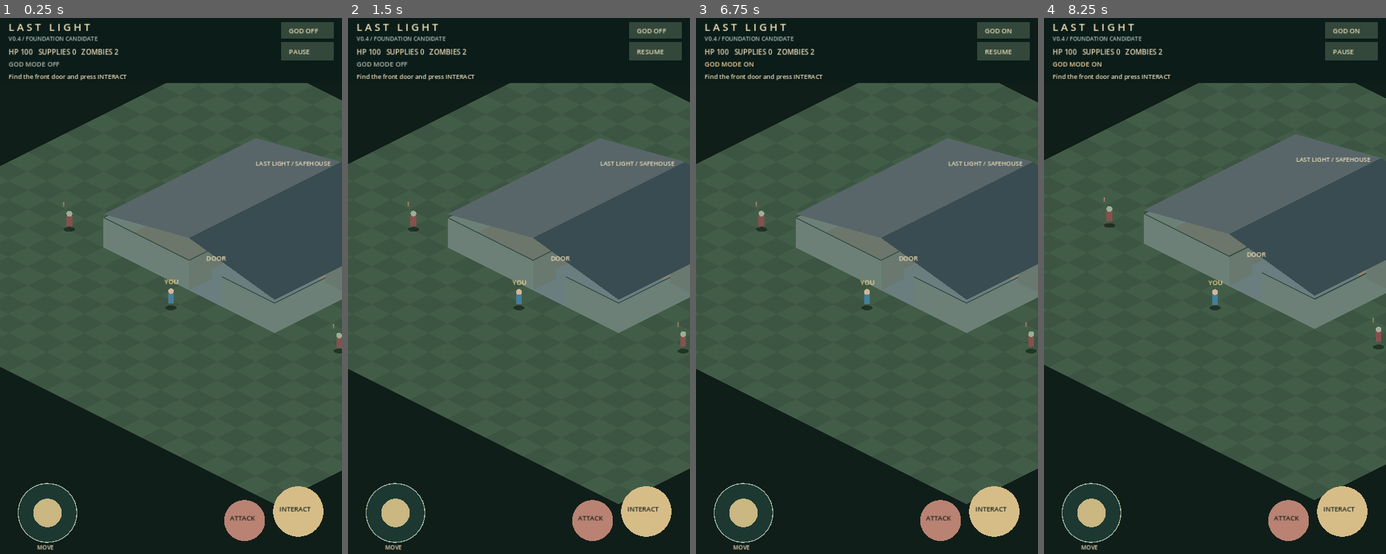
Above: before the commit, frames 1-4 (left to right).
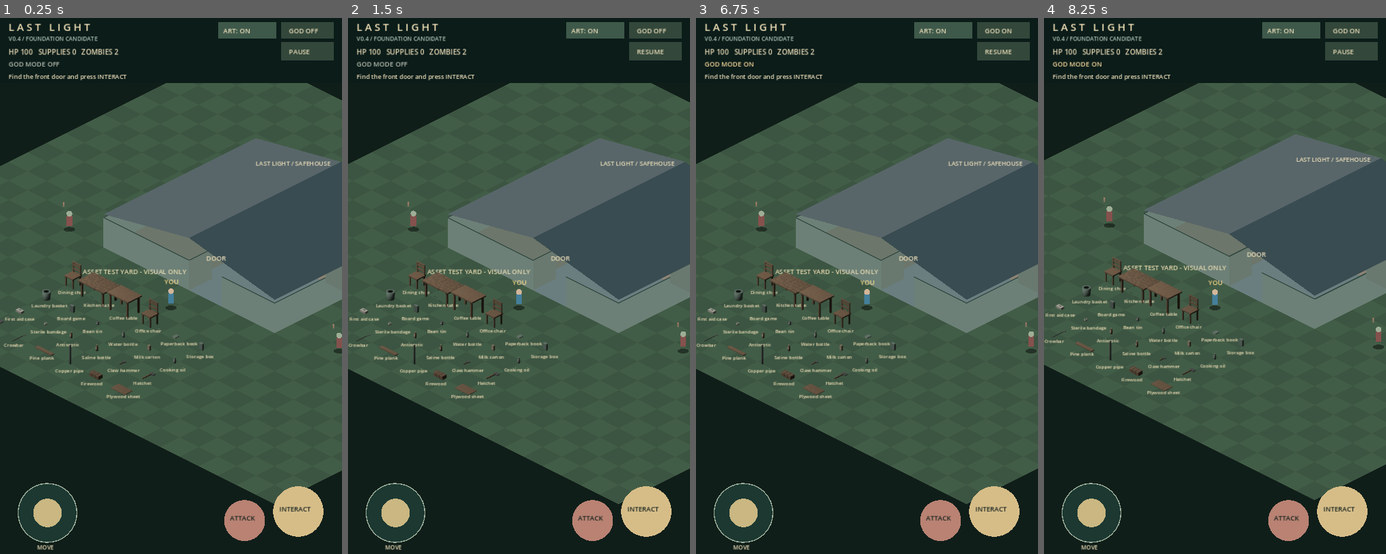
Above: after the commit, the same moments.

Repository: kalashgit/last-light-godot
Game: Godot game, scene res://main.tscn
The game is run twice, just before and just after one commit, with the same random seed, the same clock (stepped at 60 frames per second) and the same inputs.
Inputs (mouse positions are in pixels of both pictures, inside the frame that each line leads up to):
- Up to frame 1 (0.25 s): no input
- Up to frame 2 (1.5 s): tap Enter at 0.5 s; move the mouse to (594, 264) at 0.52 s; hold Right (ui_right) 0.53-1.25 s; tap P at 0.6 s; click (594, 264) at 0.67 s; tap Space at 0.77, 1.25 s; drag from (450, 318) to (501, 398) at 1.27 s
- Up to frame 3 (6.75 s): tap Enter at 2, 3.5 s; move the mouse to (901, 168) at 2.02 s; hold Right (ui_right) 2.03-2.75 s; tap E at 2.1 s; tap Space at 2.75, 3.77, 4.25 s; drag from (849, 398) to (764, 210) at 2.77 s; move the mouse to (969, 371) at 3.52 s; hold Left (ui_left) 3.53-4.25 s; tap V at 3.6 s; drag from (764, 210) to (815, 152) at 4.27 s; move the mouse to (884, 291) at 5.02 s; hold Down (ui_down) 5.03-5.75 s; tap R at 5.1 s; click (884, 291) at 5.17 s; drag from (815, 152) to (798, 318) at 5.77 s; move the mouse to (942, 264) at 6.52 s; hold Up (ui_up) from 6.53 s (still down); tap G at 6.6 s
- Up to frame 4 (8.25 s): tap Space at 6.77 s; release Up (ui_up) at 7.25 s; drag from (1146, 318) to (1197, 398) at 7.27 s; move the mouse to (1249, 168) at 8.02 s; hold Down (ui_down) from 8.03 s (still down); tap P at 8.1 s

The runs differ from the first frame. In frame 1, 2.5% of the frame differs, in the area x 0-81%, y 0-72%; in frame 2, 2.5%; in frame 3, 2.5%; in frame 4, 2.5%, in the area x 0-81%, y 0-71%.

Commit message:
Add visual-only 24-sprite in-game asset test yard to playable house

Diff:
--- a/scripts/house.gd
+++ b/scripts/house.gd
@@ -31,9 +31,13 @@
 var stick_center := Vector2.ZERO
 var stick_radius := 62.0
 var attack_cooldown := 0.0
+var asset_showcase: Array[Dictionary] = []
+var asset_textures: Dictionary = {}
+var asset_preview_visible := true
 
 func _ready() -> void:
  _make_house()
+ _load_asset_showcase()
  _layout_controls()
  _load_game()
  get_viewport().size_changed.connect(_on_viewport_resized)
@@ -334,6 +338,8 @@
   draw_rect(Rect2(size * .5 - Vector2(120, 36), Vector2(240, 72)), Color("17231d"))
   _text("RESTART", size * .5 + Vector2(-46, 6), 20)
  _text("GOD ON" if god_mode else "GOD OFF", Vector2(size.x - 112, 35), 14)
+ draw_rect(Rect2(Vector2(size.x - 260, 12), Vector2(122, 34)), Color("3e594a"))
+ _text("ART: ON" if asset_preview_visible else "ART: OFF", Vector2(size.x - 250, 35), 14)
 
 func _alive_zombies() -> int:
  var alive := 0
@@ -351,6 +357,7 @@
    var col := Color("425d47") if (x + y) % 2 == 0 else Color("3c5542")
    _quad(_screen(cell), _screen(cell + Vector2(1, 0)), _screen(cell + Vector2(1, 1)), _screen(cell + Vector2(0, 1)), col)
  _draw_house()
+ _draw_asset_showcase()
  for i in range(infected.size()):
   if zombie_health[i] > 0:
    _draw_character(infected[i], false, elapsed * 4 + i, zombies_hit_time[i] > 0)
@@ -367,6 +374,11 @@
   _set_paused(not paused)
   return
  if paused:
+  return
+ if point.y < 48 and point.x >= size.x - 260 and point.x < size.x - 138:
+  asset_preview_visible = not asset_preview_visible
+  _announce("Asset preview ON" if asset_preview_visible else "Asset preview OFF")
+  queue_redraw()
   return
  if point.y < 48 and point.x > size.x - 140:
   god_mode = not god_mode
@@ -580,3 +592,75 @@
   zombie_health[i] = int(enemies[i].health)
  _clear_pointers()
  return OK
+
+# Visual-only in-world sample from the generated factory. No save data,
+# collision, loot, crafting, combat, or production art is changed.
+const SHOWCASE_IDS := [
+ "ll_furniture_dining_chair", "ll_furniture_kitchen_table",
+ "ll_furniture_coffee_table", "ll_furniture_office_chair",
+ "ll_household_paperback_book", "ll_household_storage_box",
+ "ll_household_laundry_basket", "ll_household_board_game",
+ "ll_food_bean_tin", "ll_food_water_bottle",
+ "ll_food_milk_carton", "ll_food_cooking_oil",
+ "ll_medical_first_aid_case", "ll_medical_sterile_bandage",
+ "ll_medical_antiseptic", "ll_medical_saline_bottle",
+ "ll_tools_claw_hammer", "ll_tools_hatchet",
+ "ll_tools_shovel", "ll_tools_crowbar",
+ "ll_crafting_pine_plank", "ll_crafting_copper_pipe",
+ "ll_crafting_firewood", "ll_crafting_plywood_sheet"
+]
+
+func _load_asset_showcase() -> void:
+ asset_showcase.clear()
+ asset_textures.clear()
+ var manifest_path := "res://assets/generated/factory/manifest.json"
+ if not FileAccess.file_exists(manifest_path):
+  push_warning("Asset preview not available: factory manifest is missing")
+  return
+ var parsed: Variant = JSON.parse_string(FileAccess.get_file_as_string(manifest_path))
+ if not parsed is Dictionary or not parsed.has("objects"):
+  push_warning("Asset preview not available: invalid manifest")
+  return
+ var by_id: Dictionary = {}
+ for obj in parsed["objects"]:
+  if obj is Dictionary:
+   by_id[obj.get("id", "")] = obj
+ for i in range(SHOWCASE_IDS.size()):
+  var id: String = SHOWCASE_IDS[i]
+  if not by_id.has(id):
+   push_warning("Missing sample asset: " + id)
+   continue
+  var obj: Dictionary = by_id[id]
+  for f in obj.get("frames", []):
+   if f.get("mode", "") != "ground":
+    continue
+   var tex_path: String = "res://assets/generated/factory/" + String(f.get("file", ""))
+   var texture: Texture2D = load(tex_path) as Texture2D
+   if texture == null:
+    push_warning("Missing ground sprite: " + tex_path)
+    break
+   asset_textures[id] = texture
+   # Display outdoors, directly in front of the existing playable house.
+   # Each sprite stays visual-only; players can walk through the samples.
+   asset_showcase.append({
+    "id": id, "name": String(obj.get("name", id)),
+    "position": Vector2(1.2 + float(i % 6) * 1.35, 10.8 + float(i / 6) * 1.4),
+    "anchor": Vector2(float(f["anchor_px"][0]), float(f["anchor_px"][1]))
+   })
+   break
+
+func _draw_asset_showcase() -> void:
+ if not asset_preview_visible or asset_showcase.is_empty():
+  return
+ _text("ASSET TEST YARD - VISUAL ONLY", _screen(Vector2(1.0, 10.1), 6), 14, Color("e7d9af"))
+ for obj in asset_showcase:
+  var p: Vector2 = obj["position"]
+  var id: String = obj["id"]
+  if not asset_textures.has(id):
+   continue
+  var tex: Texture2D = asset_textures[id]
+  var center := _screen(p)
+  # Ground sprites are cropped, with an explicit bottom/foot anchor.
+  # 1.0 source px per screen px keeps the original 80x40 iso calibration.
+  draw_texture(tex, center - (obj["anchor"] as Vector2))
+  _text(String(obj["name"]), center + Vector2(-32, 18), 10, Color("f2e1b8"))
